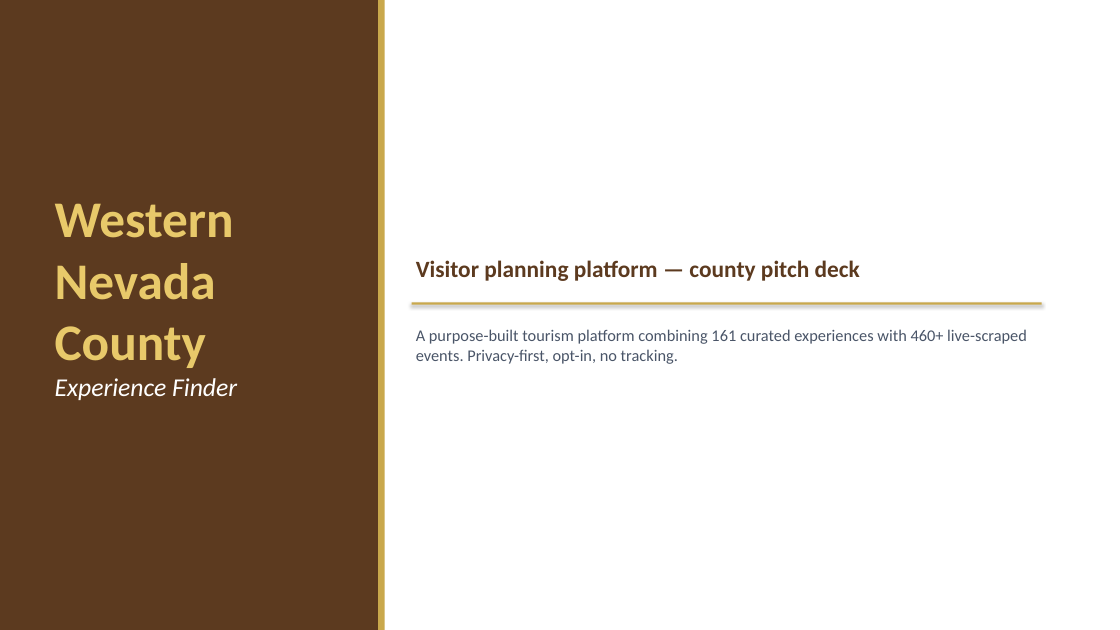
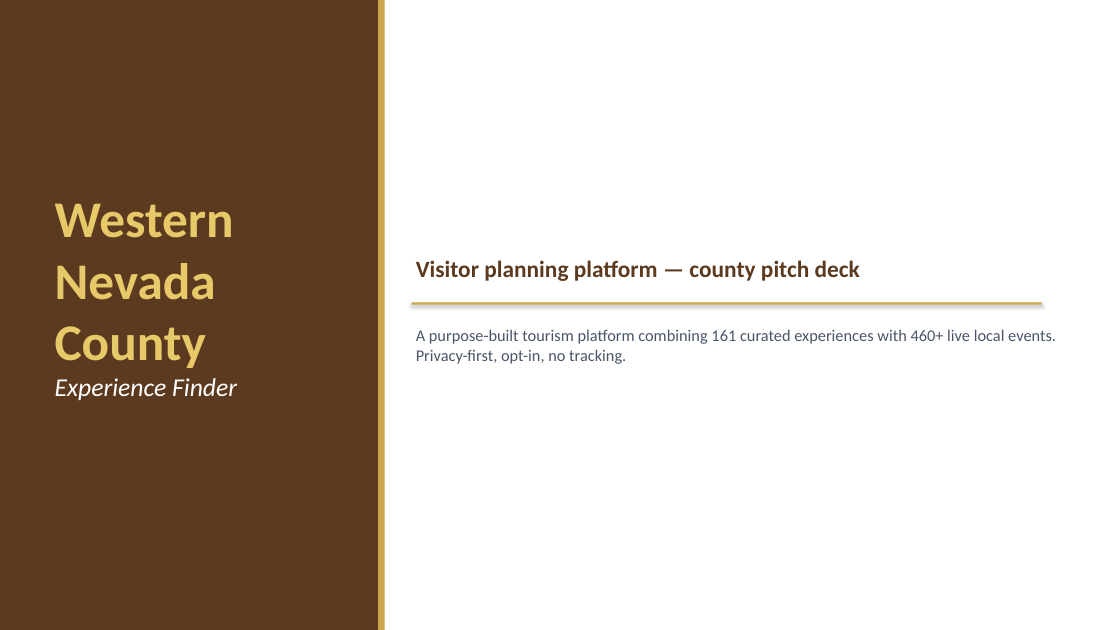
Before and after one commit to liammlrb-eng/nevada-county-experiences, a slide deck: slide 1 of demo_pitch.pptx. Drawn at 1120x630 pixels with LibreOffice and Linux fonts; fonts in the diff are those of the drawing. Boxes give left, top, right and bottom in pixels: in the first picture for what was removed or moved away, otherwise in the second. Text is boxed around its words. In the diff, an @@ line names an element or a change of style, - is before the commit and + after.

```diff
--- a/demo_pitch.pptx
+++ b/demo_pitch.pptx
@@ text at (416,329,1056,364): text changed @@
-A purpose-built tourism platform combining 161 curated experiences with 460+ live-scraped events. Privacy-first, opt-in, no tracking.
+A purpose-built tourism platform combining 161 curated experiences with 460+ live local events. Privacy-first, opt-in, no tracking.
```
Also in this commit, not shown: 8 other slides changed, 3 other files.
